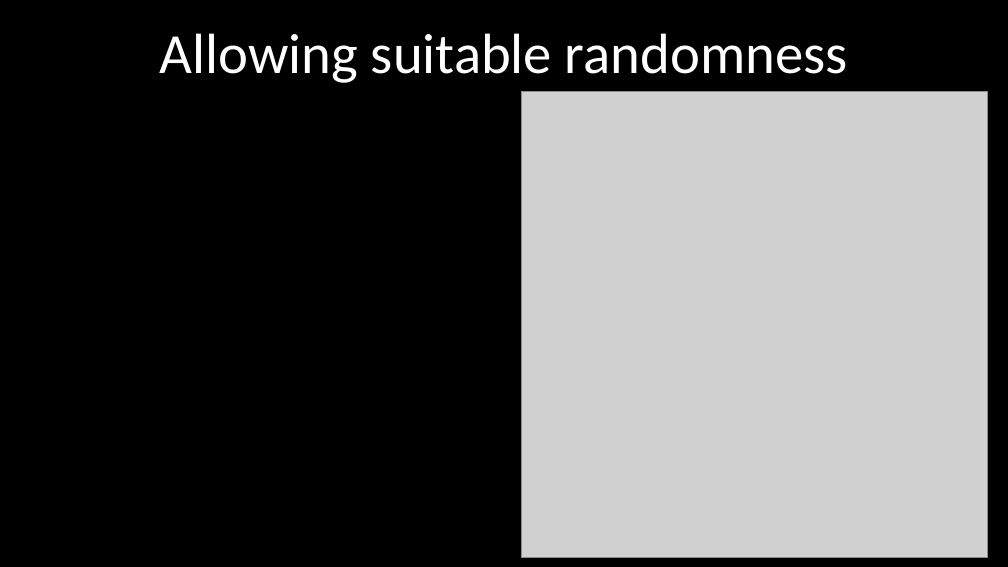
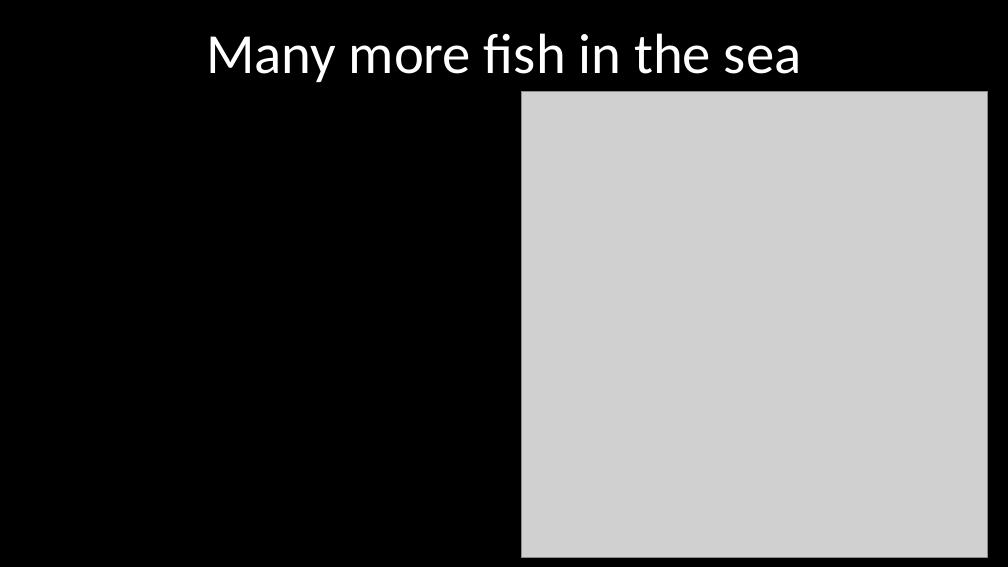
Before and after one commit to DeonRoos/stats-for-biologists, a slide deck: slide 14 of Lecture 2 - lm overview/Slides/Introduction to linear models.pptx. Drawn at 1008x567 pixels with LibreOffice and Linux fonts; fonts in the diff are those of the drawing; grey boxes stand for pictures. Boxes give left, top, right and bottom in pixels: in the first picture for what was removed or moved away, otherwise in the second. Text is boxed around its words. In the diff, an @@ line names an element or a change of style, - is before the commit and + after.

```diff
--- a/Lecture 2 - lm overview/Slides/Introduction to linear models.pptx
+++ b/Lecture 2 - lm overview/Slides/Introduction to linear models.pptx
@@ title at (206, 33, 802, 82): text changed @@
-Allowing suitable randomness
+Many more fish in the sea
```
Also in this commit, not shown: 6 other slides changed, 2 slides added, 2 slides removed, 17 other files.
